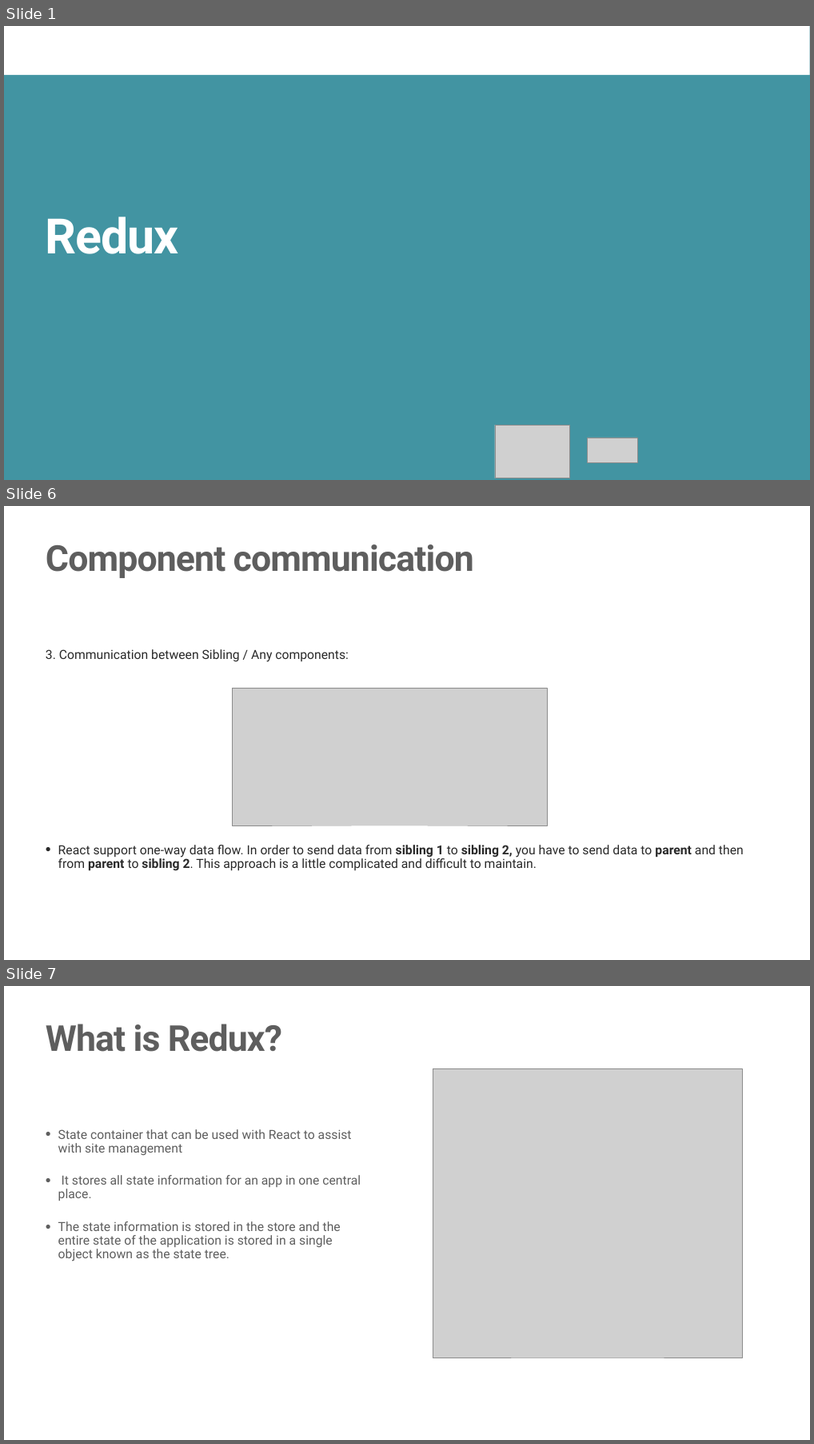
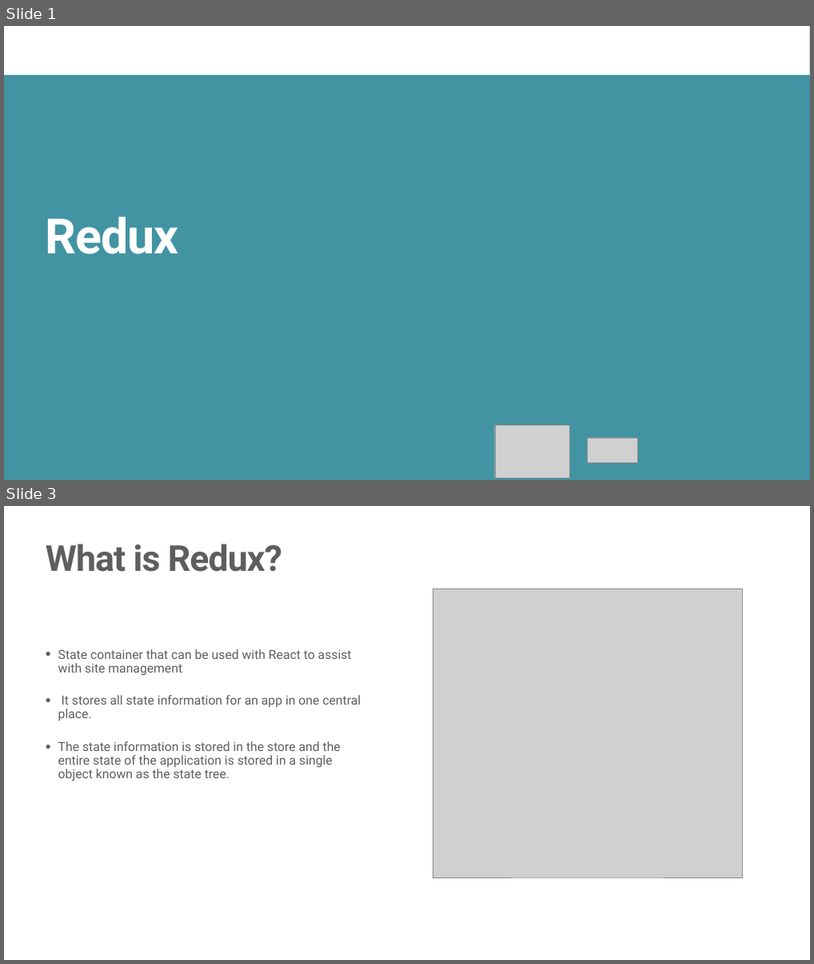
Before and after one commit to JS-RUH-1/React-Lessons, a slide deck: Redux.pptx. Shown one above the other, each under a label of ours: slides 1, 6 and 7 before the commit, slides 1 and 3 after it; the slides between them are not shown. The pictures are 814x1444 and 814x964 pixels, drawn with LibreOffice and Linux fonts; fonts in the diff are those of the drawing; grey boxes stand for pictures; background and template pictures are left out. Boxes give left, top, right and bottom in pixels: in the first picture for what was removed or moved away, otherwise in the second. Text is boxed around its words. In the diff, an @@ line names an element or a change of style, - is before the commit and + after.

```diff
--- a/Redux.pptx
+++ b/Redux.pptx
@@ slide 6 removed at (x1=4, y1=506, x2=810, y2=960), background #FFFFFF @@
@@ title removed at (x1=46, y1=544, x2=474, y2=578) @@
-Component communication
@@ text removed at (x1=46, y1=649, x2=744, y2=871) @@
-3. Communication between Sibling / Any components:
-• React support one-way data flow. In order to send data from sibling 1 to sibling 2, you have to send data to parent and then from parent to sibling 2. This approach is a little complicated and difficult to maintain.
@@ picture removed at (x1=232, y1=688, x2=547, y2=825) @@
@@ what was slide 7 is now slide 3 @@
```
Also in this commit, not shown: 1 slide changed, 3 slides added, 3 other slides removed, 3 other files.
